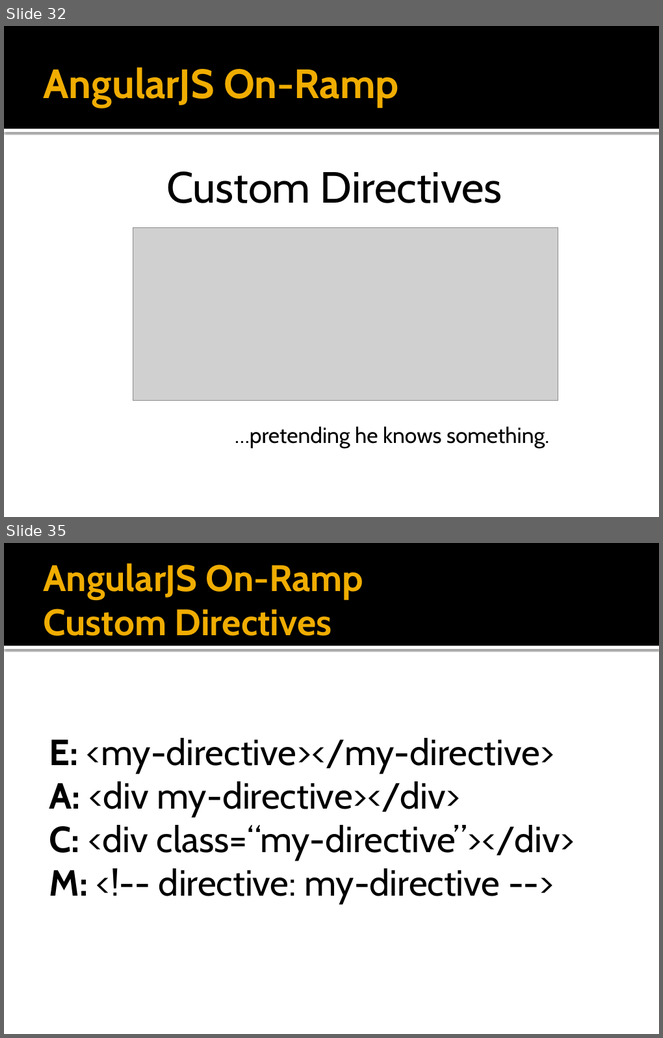
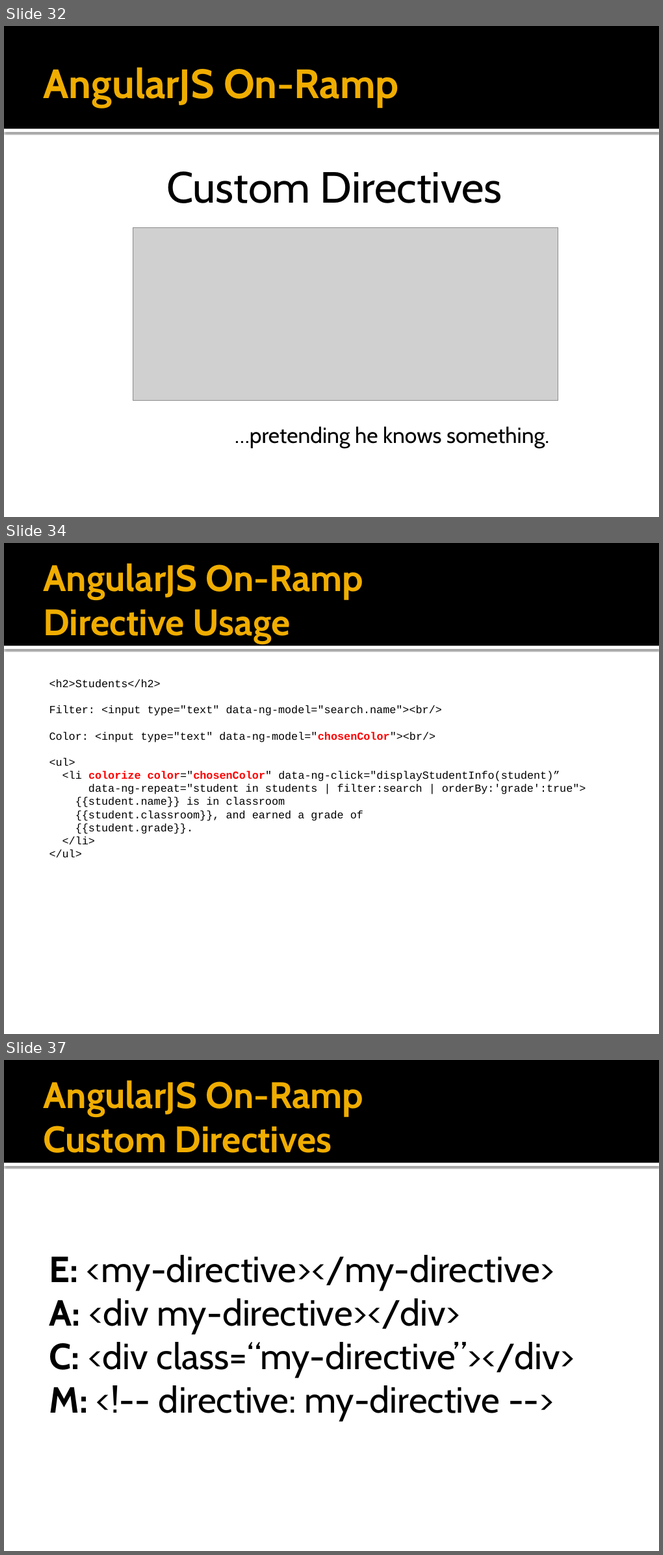
Before and after one commit to MarkFreedman/AngularJSOnRamp, a slide deck: AngularJS On-Ramp.pptx. Shown one above the other, each under a label of ours: slides 32 and 35 before the commit, slides 32, 34 and 37 after it; the slides between them are not shown. The pictures are 663x1038 and 663x1555 pixels, drawn with LibreOffice and Linux fonts; fonts in the diff are those of the drawing; grey boxes stand for pictures. Boxes give left, top, right and bottom in pixels: in the first picture for what was removed or moved away, otherwise in the second. Text is boxed around its words. In the diff, an @@ line names an element or a change of style, - is before the commit and + after.

Commit message:
Updated the basic directive example, and created an advanced example.

```diff
--- a/AngularJS On-Ramp.pptx
+++ b/AngularJS On-Ramp.pptx
@@ slide 34 added at (x1=4, y1=543, x2=659, y2=1034), background #FFFFFF; not listed: 2 template elements that a slide beside it also shows @@
@@ title added at (x1=43, y1=563, x2=363, y2=644), 40.5 pt, text #F0AD00, bold @@
+AngularJS On-Ramp
+Directive Usage
@@ text added at (x1=50, y1=679, x2=586, y2=858), 12 pt, text #000000 @@
+<h2>Students</h2>
+Filter: <input type="text" data-ng-model="search.name"><br/>
+Color: <input type="text" data-ng-model="chosenColor"><br/>
+<ul>
+<li colorize color="chosenColor" data-ng-click="displayStudentInfo(student)”
+data-ng-repeat="student in students | filter:search | orderBy:'grade':true">
+{{student.name}} is in classroom
+{{student.classroom}}, and earned a grade of
+{{student.grade}}.
+</li>
+</ul>
@@ what was slide 35 is now slide 37 @@
```
Also in this commit, not shown: 2 slides changed, 1 other slide added, 5 other files.
